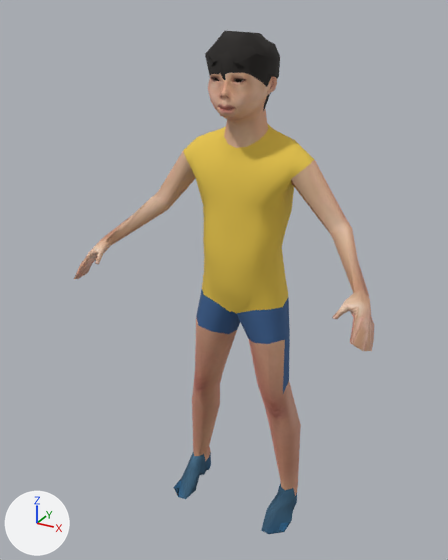
Two versions of the glTF model assets/world/walker_5.far.glb, one commit apart.
One viewpoint serves both versions: a 50 mm camera at (0.635, -1.281, 1.278) aimed at (-0.028, -0.074, 0.675). Lighting does not change. The marker at lower left points along +X, +Y and +Z. The picture after the commit comes second. Vertices at exactly the same position are counted once.

Objects in the first picture: 'person_mesh'.
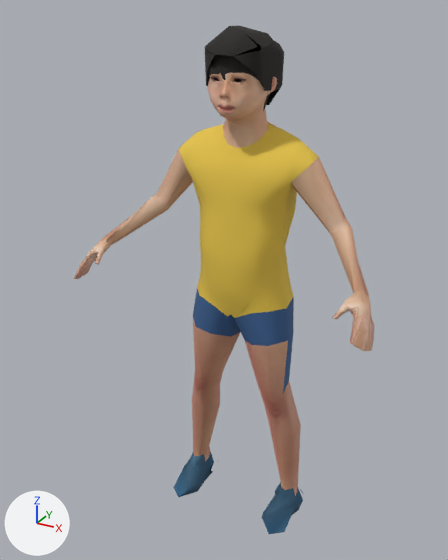
Diff of the bpy script that builds the scene:
```diff
--- a/assets/world/walker_5.far.glb.py
+++ b/assets/world/walker_5.far.glb.py
@@ me_person_mesh @@
 # used by ob_person_mesh; location = (0.0, 0.0, 0.0)
-me_person_mesh.from_pydata(...)  # 805 vertices, 1568 faces; spans x -0.376..0.376, y -0.243..0.062, z 0.0..1.235
+me_person_mesh.from_pydata(...)  # 832 vertices, 1583 faces; spans x -0.376..0.376, y -0.243..0.073, z 0.0..1.243
+# me_person_mesh part 1: the loose piece of 45 vertices spanning x -0.077..0.072, y -0.119..0.041, z 1.084..1.235 is rebuilt with 45 vertices and now spans x -0.079..0.074, y -0.134..0.05, z 1.075..1.243
+# me_person_mesh part 2
+# 20 vertices move from x 0.112..0.177, y -0.135..0.033, z 0.0..0.062 to x 0.105..0.178, y -0.124..0.051, z 0.0..0.066
+# 3 vertices are added at (0.11, -0.056, 0.004), (0.111, -0.051, 0.006), (0.114, -0.056, 0.002)
+# 1 new face joins them, mat_color_elvs_male_flip_flop_sandals1
+# me_person_mesh part 3
+# 20 vertices move from x -0.177..-0.112, y -0.135..0.033, z 0.0..0.062 to x -0.177..-0.105, y -0.125..0.048, z 0.0..0.068
+# 9 vertices are added at x -0.119..-0.108, y -0.057..0.04, z 0.001..0.013
+# 4 new faces join them, mat_color_elvs_male_flip_flop_sandals1
+# me_person_mesh part 4
+# 4 vertices in x -0.03..0.03, y -0.088..-0.072, z 0.926..0.964 move by (0.0, -0.008, 0.003)
+# 4 vertices in x -0.051..0.051, y 0.045..0.051, z 0.91..0.942 move by (0.0, 0.011, -0.001)
+# 3 vertices in x -0.043..0.043, y 0.032..0.048, z 0.774..0.977 move by (0.0, 0.01, 0.001)
+# 3 vertices in x 0.06..0.076, y -0.082..-0.075, z 0.684..0.824 move by (0.005, -0.007, 0.0)
+# 3 vertices in x 0.028..0.033, y -0.103..-0.093, z 0.686..0.826 move by (0.002, -0.008, 0.0)
+# 3 vertices in x -0.076..-0.06, y -0.082..-0.075, z 0.684..0.824 move by (-0.005, -0.007, 0.0)
+# 181 vertices move from x -0.16..0.16, y -0.103..0.062, z 0.514..1.024 to x -0.169..0.169, y -0.113..0.073, z 0.511..1.031
+# me_person_mesh part 5: 11 kept faces spanning x -0.175..0.142, y -0.138..0.041, z 0.0..0.035 get new vertex colours; the middle colour goes from dark blue #255574 to dark blue #255370
+# other edits to the shape of me_person_mesh do not show in these pictures
 me_person_mesh.materials.append(mat_color_elvs_male_flip_flop_sandals1)
```

Location of each change, (x1, y1, x2, y2) in pixels of the pictures (448 x 560 px; the box of a moved part takes in the faces that stretch with it):
'person_mesh', reshaped
    before: (74, 31, 374, 534)
    after: (74, 26, 374, 534)
part 1 of me_person_mesh, rebuilt (16% taller)
    before: (205, 31, 280, 99)
    after: (205, 26, 284, 105)
part 2 of me_person_mesh, moved or reshaped
    before: (261, 483, 297, 534)
    after: (262, 482, 303, 534)
part 3 of me_person_mesh, moved or reshaped
    before: (174, 452, 211, 499)
    after: (174, 452, 214, 497)
part 4 of me_person_mesh, moved or reshaped
    both: (157, 118, 346, 398)
part 5 of me_person_mesh, recoloured
    before: (174, 488, 268, 534)
    after: (180, 463, 269, 534)
